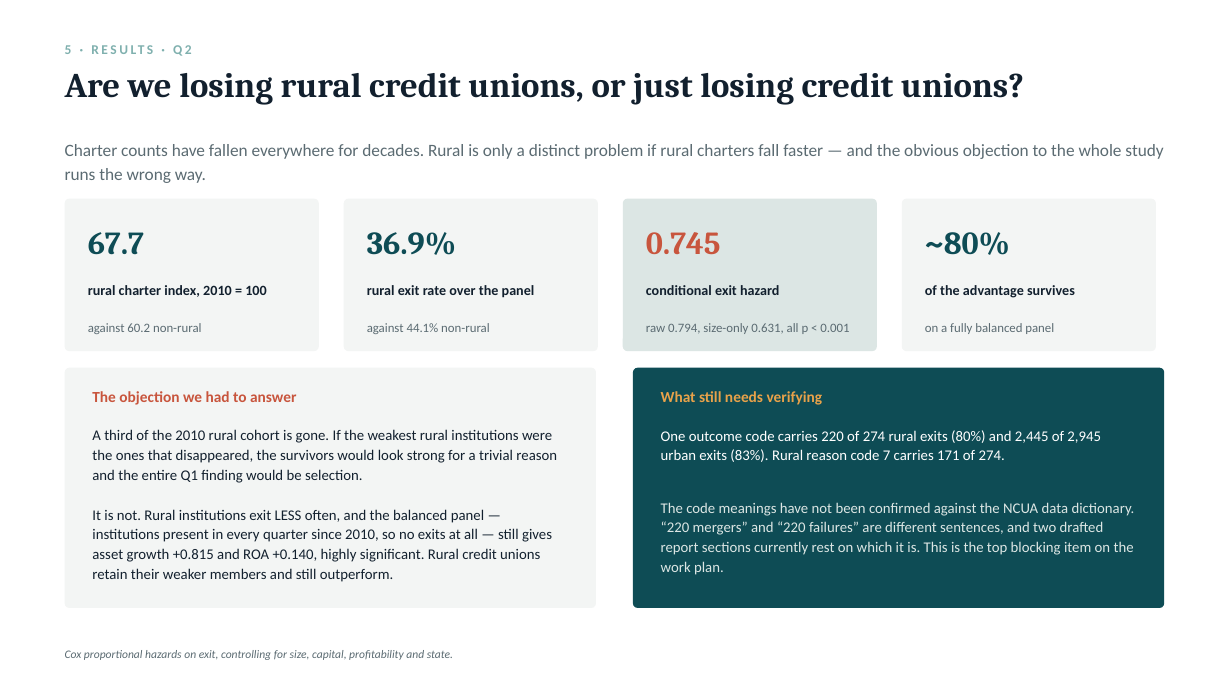
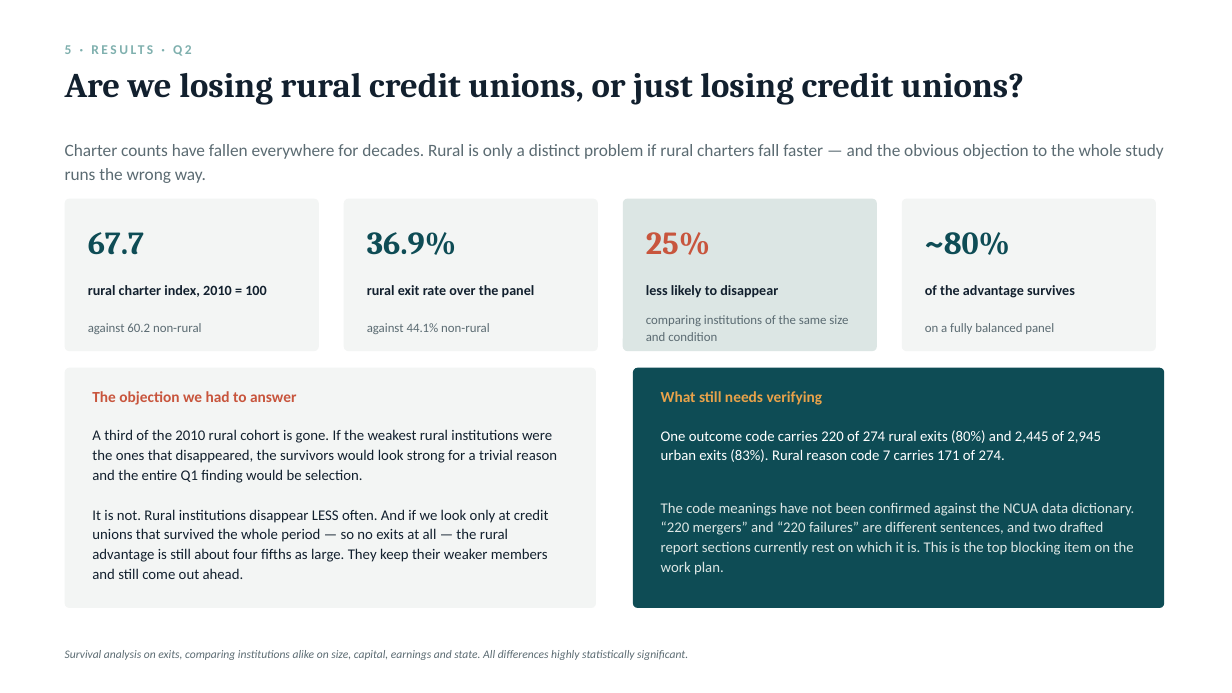
Before and after one commit to saurabhcdatta/Rural-Credit-Unions, a slide deck: slide 15 of Rural.pptx. Drawn at 1232x693 pixels with LibreOffice and Linux fonts; fonts in the diff are those of the drawing. Boxes give left, top, right and bottom in pixels: in the first picture for what was removed or moved away, otherwise in the second. Text is boxed around its words. In the diff, an @@ line names an element or a change of style, - is before the commit and + after.

```diff
--- a/Rural.pptx
+++ b/Rural.pptx
@@ text at <box>646,232,710,255</box>: text changed @@
-0.745
+25%
@@ text at <box>646,285,778,298</box>: text changed @@
-conditional exit hazard
+less likely to disappear
@@ text at <box>646,315,848,341</box>: text changed @@
-raw 0.794, size-only 0.631, all p < 0.001
+comparing institutions of the same size and condition
@@ text at <box>92,509,549,579</box>: text changed @@
-It is not. Rural institutions exit LESS often, and the balanced panel — institutions present in every quarter since 2010, so no exits at all — still gives asset growth +0.815 and ROA +0.140, highly significant. Rural credit unions retain their weaker members and still outperform.
+It is not. Rural institutions disappear LESS often. And if we look only at credit unions that survived the whole period — so no exits at all — the rural advantage is still about four fifths as large. They keep their weaker members and still come out ahead.
@@ text at <box>65,650,688,660</box>: text changed @@
-Cox proportional hazards on exit, controlling for size, capital, profitability and state.
+Survival analysis on exits, comparing institutions alike on size, capital, earnings and state. All differences highly statistically significant.
```
Also in this commit, not shown: 12 other slides changed, 3 slides added, 3 slides removed, 1 other file.
